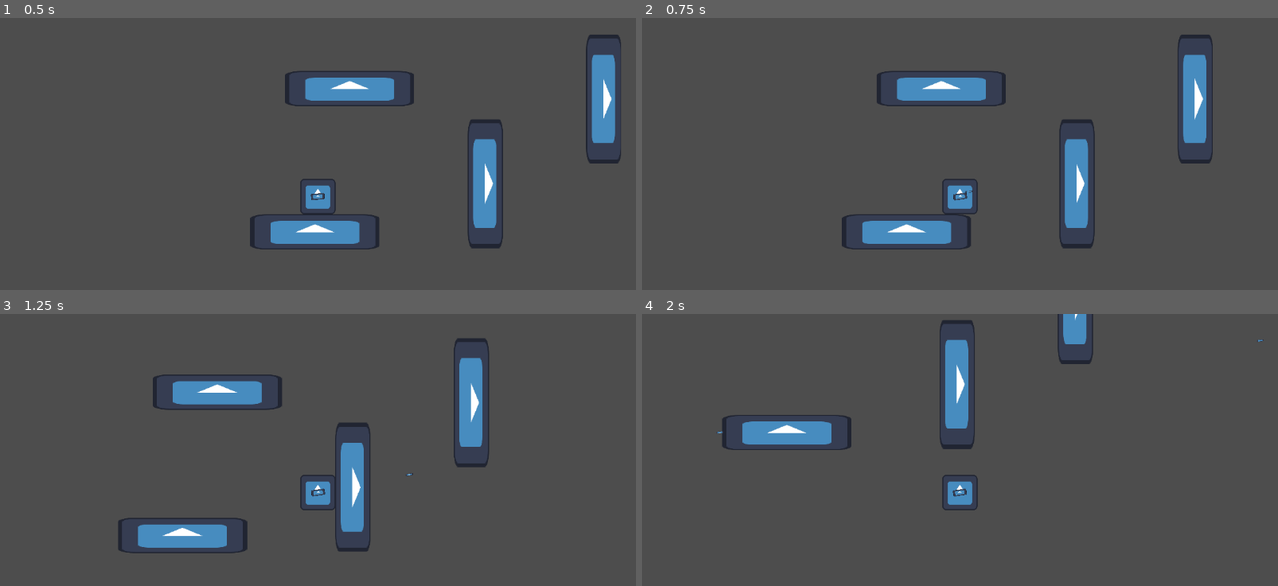
Above: before the commit, frames 1-4 (two rows, left to right).
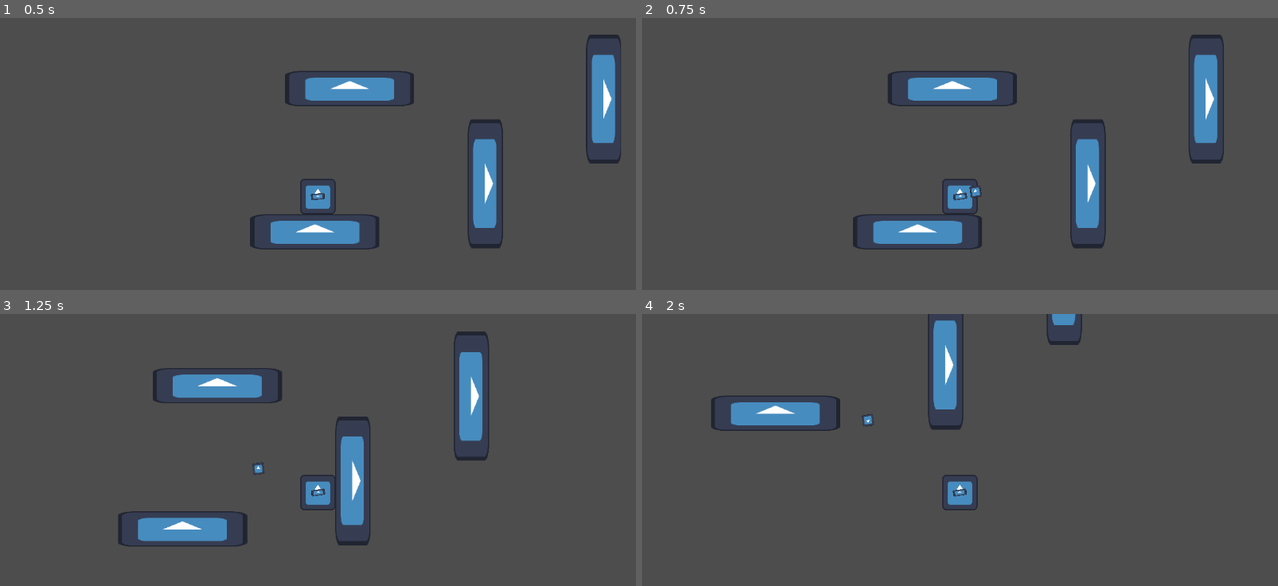
Above: after the commit, the same moments.

Repository: Sn0wy8/Haven
Game: Godot game, scene res://Scenes/main.tscn
Same seed, same stepped clock (60 frames per second), same inputs: the game is played once before the commit and once after it. The engine's default icon, where the game draws it, is replaced by a stand-in: a white triangle on a blue panel in a dark square.
Inputs (mouse positions are in pixels of both pictures, inside the frame that each line leads up to):
- Up to frame 1 (0.5 s): no input
- Up to frame 2 (0.75 s): move the mouse to (1099, 178) at 0.52 s; hold D (RIGHT) from 0.53 s (still down); click (1099, 178) at 0.6 s
- Up to frame 3 (1.25 s): keep holding D (RIGHT); tap W (UP) at 0.77 s
- Up to frame 4 (2 s): keep holding D (RIGHT); move the mouse to (832, 509) at 1.27 s; click (832, 509) at 1.35 s; tap W (UP) at 1.52 s

Frame 1 is identical in both runs. In frame 2, 4.9% of the frame differs, in the area x 31-92%, y 6-86%; in frame 3, 3.7%; in frame 4, 5.1%, in the area x 10-98%, y 0-50%.

Commit message:
rvgyhj

Diff:
--- a/haven/Scenes/bullet.tscn
+++ b/haven/Scenes/bullet.tscn
@@ -5,25 +5,34 @@
 [ext_resource type="Script" uid="uid://c53ev2josjy72" path="res://Scripts/MyHitBox.gd" id="3_ycag2"]
 
 [sub_resource type="RectangleShape2D" id="RectangleShape2D_6afsh"]
-size = Vector2(122.880005, 109.71432)
+size = Vector2(40.00001, 42.000023)
 
-[node name="Bullet" type="Sprite2D" unique_id=2051783511]
-position = Vector2(-1.9073486e-06, -3.8146973e-06)
-scale = Vector2(0.19531251, 0.05468749)
-texture = ExtResource("1_v8qja")
+[sub_resource type="CircleShape2D" id="CircleShape2D_g4v7s"]
+radius = 20.0
+
+[node name="Bullet" type="CharacterBody2D" unique_id=807011515]
+collision_layer = 2
+collision_mask = 2
 script = ExtResource("2_t4vbm")
 
+[node name="Sprite2D" type="Sprite2D" parent="." unique_id=1364293907]
+scale = Vector2(0.3125, 0.328125)
+texture = ExtResource("1_v8qja")
+
 [node name="AnimationPlayer" type="AnimationPlayer" parent="." unique_id=295394808]
+root_node = NodePath("../..")
 
 [node name="DistanceTimer" type="Timer" parent="." unique_id=1743016977]
 
 [node name="MyHitBox" type="Area2D" parent="." unique_id=1904937730]
+scale = Vector2(0.99999994, 0.99999994)
 script = ExtResource("3_ycag2")
 metadata/_custom_type_script = "uid://c53ev2josjy72"
 
 [node name="CollisionShape2D" type="CollisionShape2D" parent="MyHitBox" unique_id=900177248]
-position = Vector2(9.765623e-06, 8.283343e-05)
-scale = Vector2(0.9999998, 0.99999976)
+scale = Vector2(0.9999995, 0.99999946)
 shape = SubResource("RectangleShape2D_6afsh")
 
-[connection signal="timeout" from="DistanceTimer" to="." method="_on_distance_timer_timeout"]
+[node name="CollisionShape2D" type="CollisionShape2D" parent="." unique_id=1630953249]
+shape = SubResource("CircleShape2D_g4v7s")
+one_way_collision = true
--- a/haven/Scenes/main.tscn
+++ b/haven/Scenes/main.tscn
@@ -11,14 +11,22 @@
 
 [node name="platform" parent="." unique_id=1037975149 instance=ExtResource("2_0xm2m")]
 position = Vector2(299, 440)
+collision_layer = 3
+collision_mask = 3
 
 [node name="platform2" parent="." unique_id=1782401746 instance=ExtResource("2_0xm2m")]
 position = Vector2(1086, 95)
 rotation = 1.5707964
+collision_layer = 3
+collision_mask = 3
 
 [node name="platform3" parent="." unique_id=930609550 instance=ExtResource("2_0xm2m")]
 position = Vector2(1515, -212)
 rotation = 1.5707964
+collision_layer = 3
+collision_mask = 3
 
 [node name="breakable_platform" parent="." unique_id=688448539 instance=ExtResource("3_h2yge")]
 position = Vector2(425, -80)
+collision_layer = 3
+collision_mask = 3
--- a/haven/Scripts/bullet.gd
+++ b/haven/Scripts/bullet.gd
@@ -1,12 +1,15 @@
-extends Sprite2D
+extends CharacterBody2D
 @onready var AnimPlayer: AnimationPlayer = $AnimationPlayer
 
 const IS_PLAYER = true
+var speed: float = 1200
+@onready var direction = Vector2(1,0).rotated(rotation)
 
-var speed: float = 1200
-# Called every frame. 'delta' is the elapsed time since the previous frame.
 func _physics_process(delta: float) -> void:
-	global_position += Vector2(1,0).rotated(rotation) * speed * delta
+	var collision = move_and_collide(direction*speed*delta)
+	if collision:
+		direction = direction.bounce(collision.get_normal())
+	velocity = Vector2(1,0).rotated(rotation) * speed * delta
 
 func _on_animation_player_animation_finished(anim_name: StringName) -> void:
 	if anim_name == "remove":
--- a/haven/Scripts/gun.gd
+++ b/haven/Scripts/gun.gd
@@ -4,8 +4,9 @@
 
 const IS_PLAYER = true
 
+@export var bullet_speed: float = 600.0
 @onready var RotationOffset: Node2D = $RotationOffset
-@onready var SpriteShadow: Sprite2D = $RotationOffset/Sprite2D/shadow
+@onready var SpriteShadow: Sprite2D = $RotationOffset/Sprite2D
 @onready var ShootPos: Marker2D = $RotationOffset/Sprite2D/shoot_pos
 
 var time_between_shot: float = 0.25
@@ -24,6 +25,8 @@
 	var new_bullet = bullet_scene.instantiate()
 	new_bullet.global_position = ShootPos.global_position
 	new_bullet.global_rotation = ShootPos.global_rotation
+	var direction = Vector2.RIGHT.rotated(ShootPos.global_rotation)
+	new_bullet.velocity = direction * bullet_speed
 	get_tree().current_scene.add_child(new_bullet)
 
 func _on_shoot_timer_timeout() -> void:
--- a/haven/Scripts/player.gd
+++ b/haven/Scripts/player.gd
@@ -3,7 +3,7 @@
 var health = 3
 var hearts_list : Array [TextureRect]
 @onready
-var animations = $animations
+var animations = $AnimationPlayer
 @onready
 var gun = $GunPivot/Gun
 @onready
@@ -13,9 +13,9 @@
 
 const MAX_SPEED = 1000
 const MAX_Y_SPEED = 900
-const SPEED = 900
+const SPEED = 700
 const CONST_FORWARD = 10
-const VERT_VELOCITY = -3000
+const VERT_VELOCITY = -2500
 const FORWARD_DIR = Vector2.RIGHT
 const GRAVITY = 900
 
